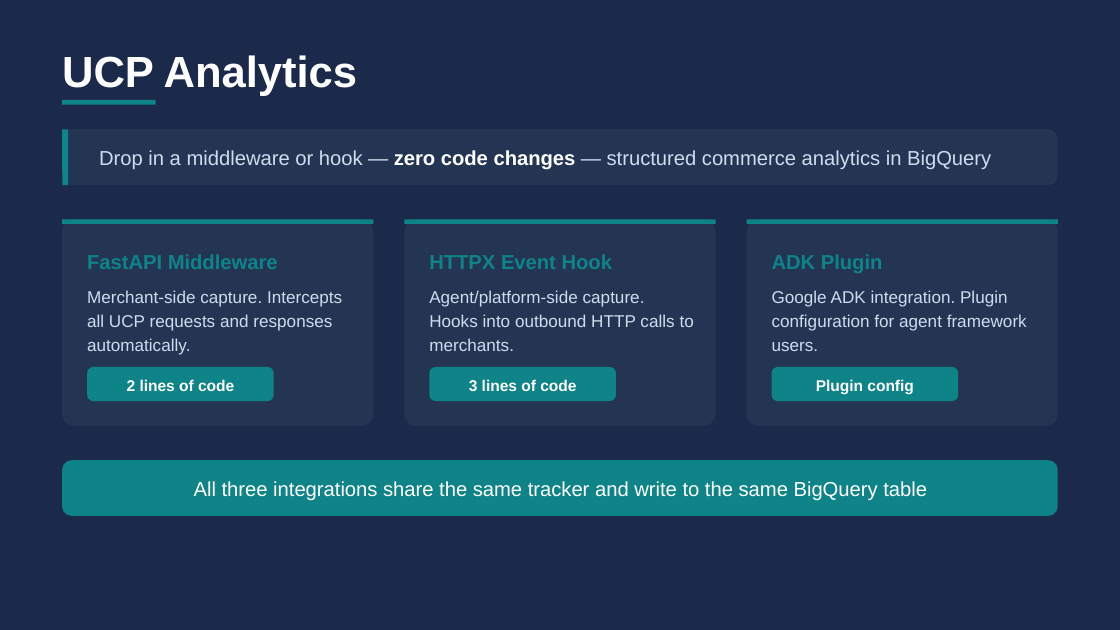
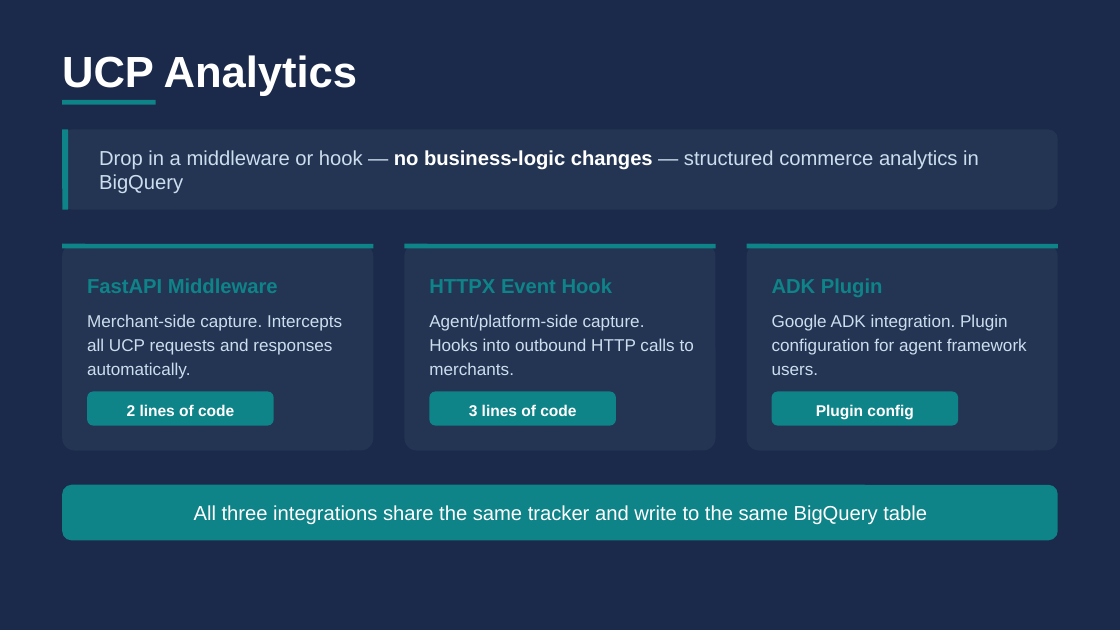
Before and after one commit to haiyuan-eng-google/Universal-Commerce-Protocol-Analytics, a slide deck: slide 4 of docs/ucp_analytics_whiteboard.pptx. Drawn at 1120x630 pixels with LibreOffice and Linux fonts; fonts in the diff are those of the drawing. Boxes give left, top, right and bottom in pixels: in the first picture for what was removed or moved away, otherwise in the second. Text is boxed around its words. In the diff, an @@ line names an element or a change of style, - is before the commit and + after.

```diff
--- a/docs/ucp_analytics_whiteboard.pptx
+++ b/docs/ucp_analytics_whiteboard.pptx
@@ rounded rectangle: place and size @@
-rounded rectangle at bbox=[63, 130, 1058, 186]
+rounded rectangle at bbox=[63, 130, 1058, 211]
@@ rounded rectangle at bbox=[63, 130, 1058, 211]: proportions changed @@
@@ line moved from (65, 130) - (65, 185) to (65, 130) - (65, 209) @@
@@ text at bbox=[99, 150, 979, 193]: text changed @@
-Drop in a middleware or hook — zero code changes — structured commerce analytics in BigQuery
+Drop in a middleware or hook — no business-logic changes — structured commerce analytics in BigQuery
@@ 10 texts, 7 rounded rectangles, 3 lines: place and size @@
-10 texts, 7 rounded rectangles, 3 lines at bbox=[63, 220, 1058, 516]
+10 texts, 7 rounded rectangles, 3 lines at bbox=[63, 244, 1058, 541]
```
Also in this commit, not shown: 1 other slide changed, 3 other files.
